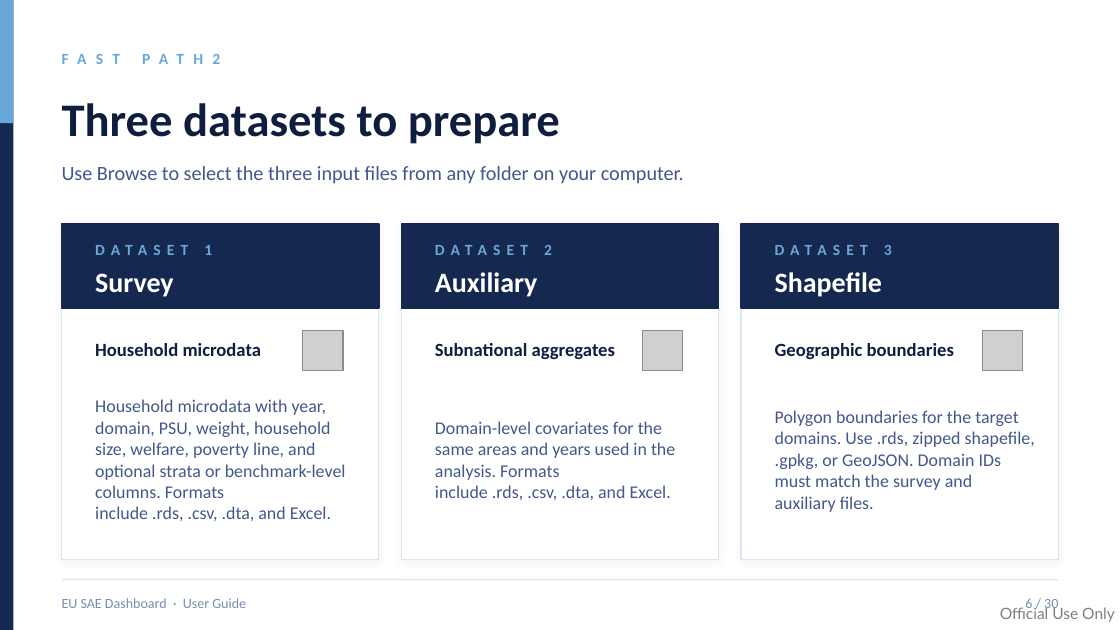
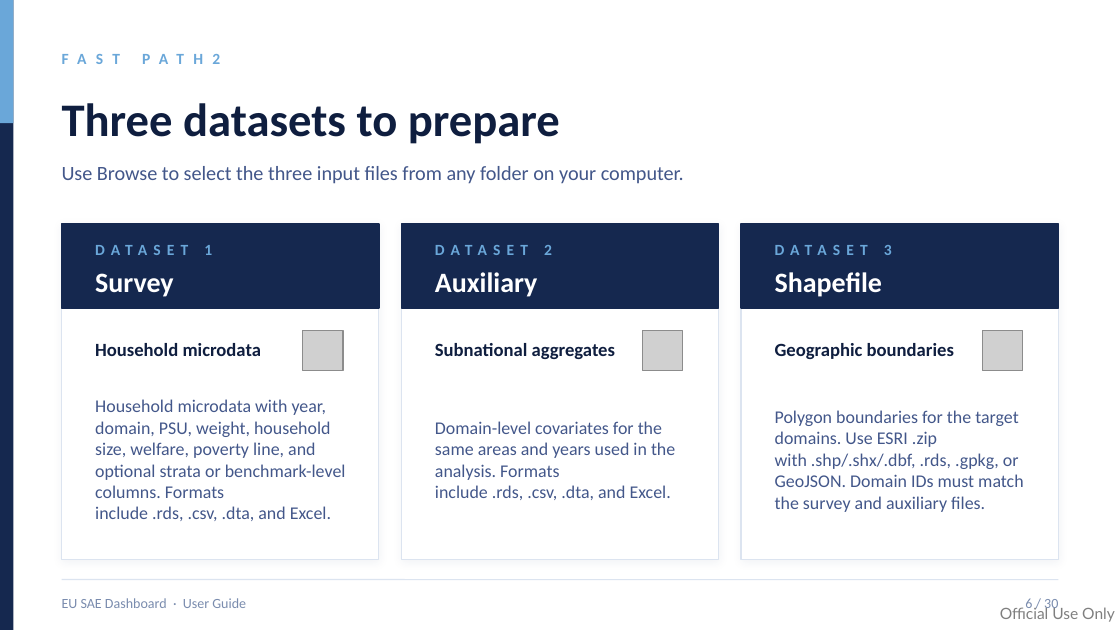
Before and after one commit to Noboyoshida227/EU_SAE_application_package, a slide deck: slide 6 of instructions/EU_SAE_User_Guide_Dashboard_v4.pptx. Drawn at 1120x630 pixels with LibreOffice and Linux fonts; fonts in the diff are those of the drawing; grey boxes stand for pictures. Boxes give left, top, right and bottom in pixels: in the first picture for what was removed or moved away, otherwise in the second. Text is boxed around its words. In the diff, an @@ line names an element or a change of style, - is before the commit and + after.

Commit message:
Validate ESRI shapefile components & UI updates
Add explicit validation for ESRI shapefile components and clarify UI/help text. Implement sae_validate_esri_shapefile_components() to require .shp, .shx and .dbf (and error with a helpful message listing missing parts), and call it from sae_read_geometry_input(). Update app UI and server messages to instruct users to upload a single .zip containing all shapefile components and adjust accepted geometry formats. Also include updated binary instruction/guidance documents (docx, pdf, pptx). This prevents missing .dbf/.shx issues that break mapping joins and makes user guidance consistent with the reader behavior.

```diff
--- a/instructions/EU_SAE_User_Guide_Dashboard_v4.pptx
+++ b/instructions/EU_SAE_User_Guide_Dashboard_v4.pptx
@@ text at (x1=775, y1=410, x2=1023, y2=512): text changed @@
-Polygon boundaries for the target domains. Use .rds, zipped shapefile, .gpkg, or GeoJSON. Domain IDs must match the survey and auxiliary files.
+Polygon boundaries for the target domains. Use ESRI .zip with .shp/.shx/.dbf, .rds, .gpkg, or GeoJSON. Domain IDs must match the survey and auxiliary files.
```
Also in this commit, not shown: 2 other slides changed, 4 other files.
